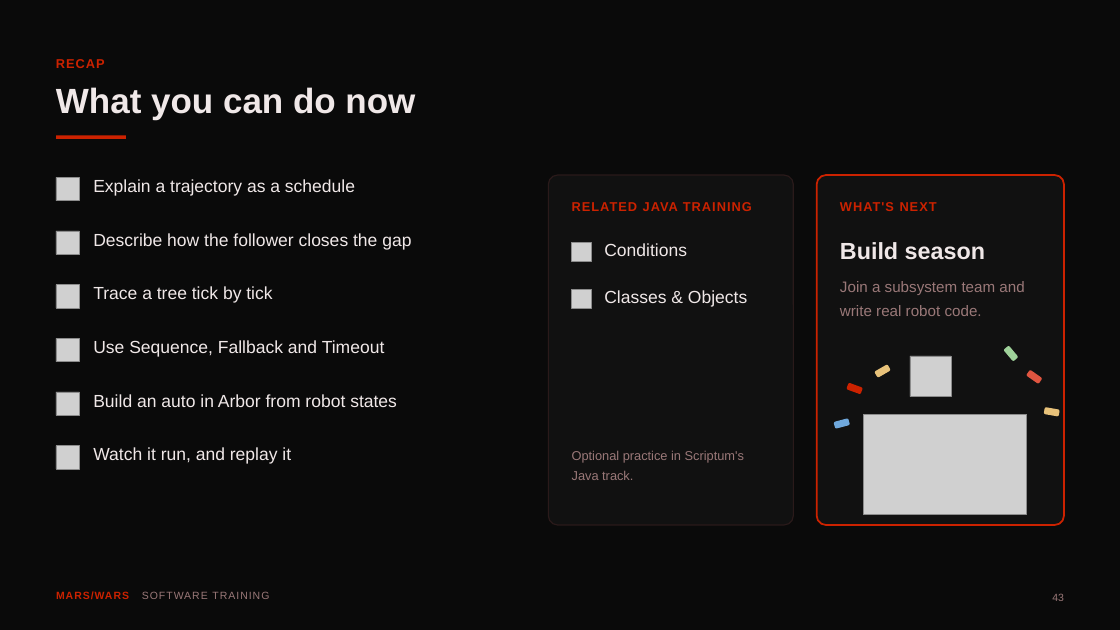
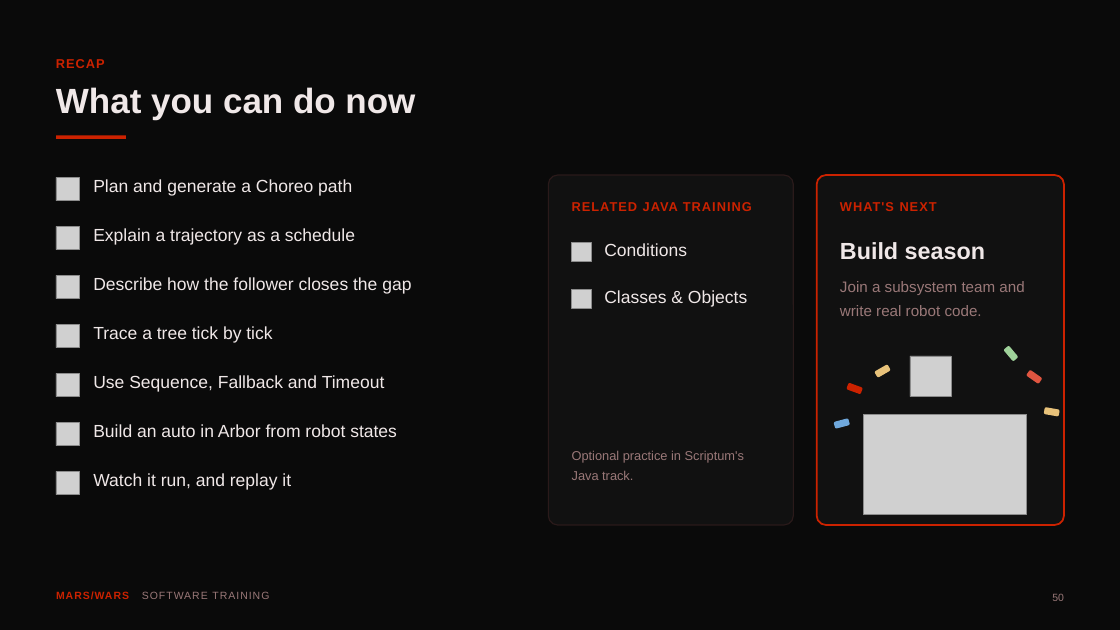
Before and after one commit to FRC-Team-4143/scriptum-lessons, a slide deck: slide 50 of deck9-autonomous.pptx (slide 43 before the commit). Drawn at 1120x630 pixels with LibreOffice and Linux fonts; fonts in the diff are those of the drawing; grey boxes stand for pictures. Boxes give left, top, right and bottom in pixels: in the first picture for what was removed or moved away, otherwise in the second. Text is boxed around its words. In the diff, an @@ line names an element or a change of style, - is before the commit and + after.

```diff
--- a/deck9-autonomous.pptx
+++ b/deck9-autonomous.pptx
@@ text added at (x1=93, y1=179, x2=352, y2=196), 22.5 pt, text #F0E8E8 @@
+Plan and generate a Choreo path
@@ picture moved from (x1=56, y1=231, x2=80, y2=254) to (x1=56, y1=226, x2=80, y2=250) @@
@@ text "Explain a trajectory as a ..." moved from (x1=93, y1=179, x2=355, y2=196) to (x1=93, y1=228, x2=355, y2=245) @@
@@ picture moved from (x1=56, y1=284, x2=80, y2=308) to (x1=56, y1=276, x2=80, y2=299) @@
@@ text "Describe how the follower closes ..." moved from (x1=93, y1=233, x2=411, y2=250) to (x1=93, y1=277, x2=411, y2=294) @@
@@ picture moved from (x1=56, y1=338, x2=80, y2=362) to (x1=56, y1=324, x2=80, y2=348) @@
@@ text "Trace a tree tick by ..." moved from (x1=93, y1=286, x2=272, y2=303) to (x1=93, y1=326, x2=272, y2=343) @@
@@ picture moved from (x1=56, y1=392, x2=80, y2=416) to (x1=56, y1=374, x2=80, y2=397) @@
@@ text "Use Sequence, Fallback and Timeout" moved from (x1=93, y1=340, x2=385, y2=357) to (x1=93, y1=375, x2=385, y2=392) @@
@@ picture moved from (x1=56, y1=446, x2=80, y2=469) to (x1=56, y1=422, x2=80, y2=446) @@
@@ text "Build an auto in Arbor ..." moved from (x1=93, y1=394, x2=397, y2=407) to (x1=93, y1=424, x2=397, y2=437) @@
@@ picture added at (x1=56, y1=472, x2=80, y2=495) @@
@@ text "Watch it run, and replay ..." moved from (x1=93, y1=447, x2=291, y2=464) to (x1=93, y1=473, x2=291, y2=490) @@
@@ text at (x1=1052, y1=594, x2=1064, y2=601): text changed @@
-43
+50
```
Also in this commit, not shown: 37 other slides changed, 7 slides added, 1 other file.
